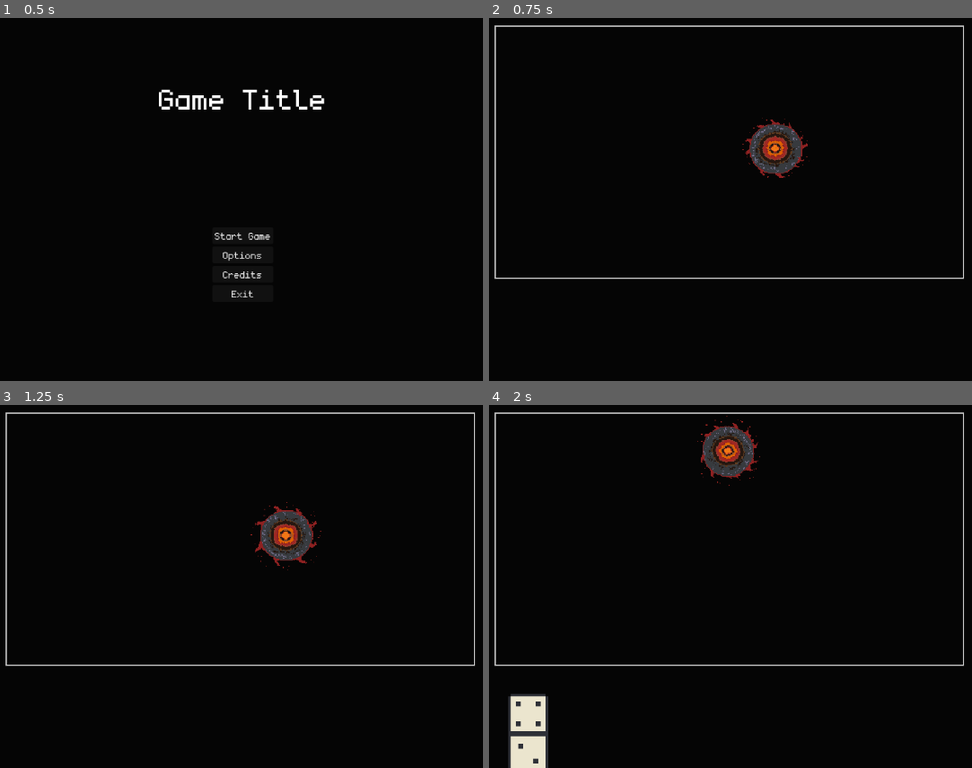
Above: before the commit, frames 1-4 (two rows, left to right).
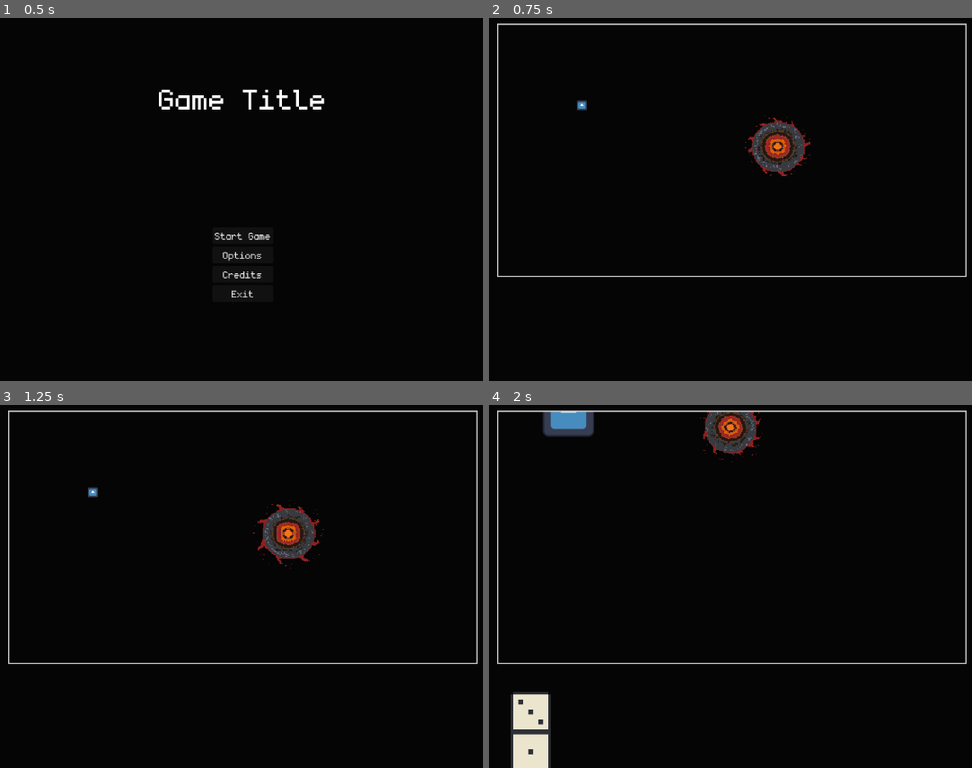
Above: after the commit, the same moments.

Repository: Juanxpeke/GD-BR2024
Game: Godot game, scene res://Core/GUI/MainMenu/main_menu.tscn
Two runs of this game, one before a commit and one after it. Both use one fixed random seed, a clock stepped at 60 frames per second and the inputs below. The engine's default icon, where the game draws it, is replaced by a stand-in: a white triangle on a blue panel in a dark square.
Inputs (mouse positions are in pixels of both pictures, inside the frame that each line leads up to):
- Up to frame 1 (0.5 s): no input
- Up to frame 2 (0.75 s): click "Start Game" at 0.5 s
- Up to frame 3 (1.25 s): no input
- Up to frame 4 (2 s): drag from (773, 535) to (730, 430) at 1.27 s

Frame 1 is identical in both runs. In frame 2, 3.8% of the frame differs, in the area x 1-99%, y 1-73%; in frame 3, 3.9%; in frame 4, 5.9%, in the area x 1-99%, y 1-100%.

Commit message:
Added indicator logic and configuration manager

Diff:
--- a/Core/Entity/Boss/Bob/bob.tscn
+++ b/Core/Entity/Boss/Bob/bob.tscn
@@ -5,6 +5,8 @@
 
 [node name="Bob" type="Node2D"]
 script = ExtResource("1_7q8ok")
+health = null
+skills = null
 
 [node name="Hand" parent="." instance=ExtResource("2_781at")]
 unique_name_in_owner = true
--- a/Core/Entity/Boss/boss.gd
+++ b/Core/Entity/Boss/boss.gd
@@ -10,9 +10,21 @@
 # Called when the current turn ends
 func _on_turn_ended() -> void:
 	if GameManager.current_match.is_turn_owner(self):
-		_calculate_best_play()
-		GameManager.current_match.end_turn()
+		pass
+		# var best_plays = _calculate_best_play()
+		#var best_counter_plays = _calculate_best_counter_play()
 
-# Calculates the best play
-func _calculate_best_play():
-	pass
+		#if best_play.weight > best_counter_play.weight:
+		#	best_play.execute()
+		#else:
+		#	best_counter_play.execute()
+
+		#GameManager.current_match.end_turn()
+
+# Calculates the 3 best plays
+# func _calculate_best_plays() -> Array[Play]:
+#	return [Play.new()]
+
+# Calculates the 3 best counter plays
+#func _calculate_best_counter_plays() -> Array[Play]:
+#	return [Play.new()]
--- /dev/null
+++ b/Core/Entity/Boss/play.gd
@@ -0,0 +1,2 @@
+class_name Play
+extends Object
--- a/Core/Match/match.tscn
+++ b/Core/Match/match.tscn
@@ -17,10 +17,6 @@
 anchors_preset = 15
 anchor_right = 1.0
 anchor_bottom = 1.0
-offset_left = -4.0
-offset_top = 3.0
-offset_right = -4.0
-offset_bottom = 3.0
 grow_horizontal = 2
 grow_vertical = 2
 mouse_filter = 1
--- a/Core/World/Deck/deck.gd
+++ b/Core/World/Deck/deck.gd
@@ -17,8 +17,17 @@
 	# deck.shuffle()
 	# var new_domino = domino_scene.instantiate()
 	# GameManager.current_board.add_initial_domino(new_domino, deck.pop_back())
+	area.mouse_entered.connect(_on_area_mouse_entered)
+	area.mouse_exited.connect(_on_area_mouse_exited)
+	area.input_event.connect(_on_area_input_event)
 
-	area.input_event.connect(_on_area_input_event)
+# Called when the mouse enters the area
+func _on_area_mouse_entered() -> void:
+	ConfigurationManager.add_cursor_shape("pointer")
+
+# Called when the mouse exits the area
+func _on_area_mouse_exited() -> void:
+	ConfigurationManager.remove_cursor_shape("pointer")
 
 # Called on input event within the area
 func _on_area_input_event(_viewport : Node, event : InputEvent, _shape_idx : int) -> void:
@@ -26,15 +35,7 @@
 		return
 
 	if event.is_action_pressed("left_click"):
-		if deck.is_empty():
-			_fill_deck()
-
-		deck.shuffle()
-		var new_domino = domino_scene.instantiate()
-		GameManager.current_player.hand.add_domino(new_domino)
-		new_domino.set_dots(deck.pop_back())
-
-		GameManager.current_match.end_turn()
+		give_domino()
 
 # Fills the deck
 func _fill_deck() -> void:
@@ -42,3 +43,18 @@
 		for j in range(0, GameManager.MAX_DOTS + 1):
 			if not Vector2i(j, i) in deck:
 				deck.append(Vector2i(i, j))
+
+
+# Public
+
+# Gives a domino to the current turn owner
+func give_domino() -> void:
+	if deck.is_empty():
+		_fill_deck()
+
+	deck.shuffle()
+	var new_domino = domino_scene.instantiate()
+	GameManager.current_match.get_turn_owner().hand.add_domino(new_domino)
+	new_domino.set_dots(deck.pop_back())
+
+	GameManager.current_match.end_turn()
--- a/Core/World/Deck/deck.tscn
+++ b/Core/World/Deck/deck.tscn
@@ -124,8 +124,8 @@
 "speed": 8.0
 }]
 
-[sub_resource type="RectangleShape2D" id="RectangleShape2D_671bj"]
-size = Vector2(150, 150)
+[sub_resource type="CircleShape2D" id="CircleShape2D_p34xj"]
+radius = 70.0
 
 [node name="Deck" type="Node2D"]
 script = ExtResource("1_crrof")
@@ -145,4 +145,4 @@
 metadata/_edit_group_ = true
 
 [node name="CollisionShape" type="CollisionShape2D" parent="Area"]
-shape = SubResource("RectangleShape2D_671bj")
+shape = SubResource("CircleShape2D_p34xj")
--- /dev/null
+++ b/Core/World/Indicators/ooc_indicator_component.gd
@@ -0,0 +1,66 @@
+class_name OOCIndicatorComponent
+extends Node2D
+
+@export var indicator_texture : Texture2D
+
+@onready var indicator_area := %IndicatorArea
+@onready var indicator_sprite := %IndicatorSprite
+
+# Private
+
+# Called when the node enters the scene tree for the first time
+func _ready() -> void:
+	indicator_sprite.texture = indicator_texture
+	indicator_area.visible = false
+
+	indicator_area.mouse_entered.connect(_on_indicator_area_mouse_entered)
+	indicator_area.mouse_exited.connect(_on_indicator_area_mouse_exited)
+	indicator_area.input_event.connect(_on_indicator_area_input)
+
+# Called every frame. 'delta' is the elapsed time since the previous frame
+func _process(delta: float) -> void:
+	var camera_rect = GameManager.current_camera.get_rect()
+
+	if _is_outside_rect(camera_rect):
+		var camera_position = camera_rect.position + camera_rect.size * 0.5
+
+		if global_position.x == camera_position.x: return
+
+		var slope = (camera_position.y - global_position.y) / (global_position.x - camera_position.x)
+		var indicator_position = Vector2()
+
+		if global_position.y < camera_position.y:
+			indicator_position = Vector2(camera_rect.size.y  * 0.5 / slope + camera_position.x, camera_rect.position.y)
+		else:
+			indicator_position = Vector2(-camera_rect.size.y  * 0.5 / slope + camera_position.x, camera_rect.position.y + camera_rect.size.y)
+		if indicator_position.x < camera_rect.position.x:
+			indicator_position = Vector2(camera_rect.position.x, camera_rect.size.x * 0.5 * slope + camera_position.y)
+		elif indicator_position.x > camera_rect.position.x + camera_rect.size.x:
+			indicator_position = Vector2(camera_rect.position.x + camera_rect.size.x, -camera_rect.size.x * 0.5 * slope + camera_position.y)
+
+		indicator_area.global_position = indicator_position
+
+		if not indicator_area.visible:
+			indicator_area.visible = true
+
+	elif indicator_area.visible:
+		indicator_area.visible = false
+
+# Called when the mouse enters the indicator area
+func _on_indicator_area_mouse_entered() -> void:
+	ConfigurationManager.add_cursor_shape("pointer")
+
+# Called when the mouse exits the indicator area
+func _on_indicator_area_mouse_exited() -> void:
+	ConfigurationManager.remove_cursor_shape("pointer")
+
+# Called when the indicator area receives an input
+func _on_indicator_area_input(_viewport : Node, event : InputEvent, _shape_idx : int) -> void:
+	if event.is_action_pressed("left_click"):
+		GameManager.current_camera.grabbed = false
+		GameManager.current_camera.global_position = global_position
+
+# Returns true if the indicator is outside the given rect, false otherwise
+func _is_outside_rect(rect : Rect2) -> bool:
+	return global_position.x < rect.position.x or global_position.y < rect.position.y or \
+			global_position.x > rect.position.x + rect.size.x or global_position.y > rect.position.y + rect.size.y
--- /dev/null
+++ b/Core/World/Indicators/ooc_indicator_component.tscn
@@ -0,0 +1,20 @@
+[gd_scene load_steps=3 format=3 uid="uid://dp2sbtwygdtt4"]
+
+[ext_resource type="Script" path="res://Core/World/Indicators/ooc_indicator_component.gd" id="1_17h3m"]
+
+[sub_resource type="CircleShape2D" id="CircleShape2D_g8pq3"]
+radius = 32.0
+
+[node name="OOCIndicatorComponent" type="Node2D"]
+script = ExtResource("1_17h3m")
+
+[node name="IndicatorArea" type="Area2D" parent="."]
+unique_name_in_owner = true
+monitoring = false
+monitorable = false
+
+[node name="CollisionShape" type="CollisionShape2D" parent="IndicatorArea"]
+shape = SubResource("CircleShape2D_g8pq3")
+
+[node name="IndicatorSprite" type="Sprite2D" parent="IndicatorArea"]
+unique_name_in_owner = true
--- a/Core/World/Tower/tower.tscn
+++ b/Core/World/Tower/tower.tscn
@@ -1,16 +1,20 @@
-[gd_scene load_steps=4 format=3 uid="uid://b3kbu23fy2cjm"]
+[gd_scene load_steps=5 format=3 uid="uid://b3kbu23fy2cjm"]
 
 [ext_resource type="Script" path="res://Core/World/Tower/tower.gd" id="1_3jabf"]
 [ext_resource type="PackedScene" uid="uid://bi8sd1yy8rmhh" path="res://Core/World/Placement/static_placement_component.tscn" id="2_5thyv"]
 [ext_resource type="Texture2D" uid="uid://jlryjbt7mgau" path="res://icon.svg" id="3_fl8vd"]
+[ext_resource type="PackedScene" uid="uid://dp2sbtwygdtt4" path="res://Core/World/Indicators/ooc_indicator_component.tscn" id="4_38pew"]
 
 [node name="Tower" type="Node2D"]
 script = ExtResource("1_3jabf")
-
-[node name="StaticPlacementComponent" parent="." instance=ExtResource("2_5thyv")]
-unique_name_in_owner = true
 
 [node name="Sprite" type="Sprite2D" parent="."]
 unique_name_in_owner = true
 scale = Vector2(0.2, 0.2)
 texture = ExtResource("3_fl8vd")
+
+[node name="StaticPlacementComponent" parent="." instance=ExtResource("2_5thyv")]
+unique_name_in_owner = true
+
+[node name="OOCIndicatorComponent" parent="." instance=ExtResource("4_38pew")]
+indicator_texture = ExtResource("3_fl8vd")
--- a/Core/World/camera.gd
+++ b/Core/World/camera.gd
@@ -8,6 +8,8 @@
 var grabbed : bool = false
 var grab_position : Vector2
 var grab_mouse_position : Vector2
+
+# Private
 
 # Called when the node enters the scene tree for the first time
 func _ready() -> void:
@@ -33,3 +35,11 @@
 	elif event.is_action_pressed('wheel_down'):
 		zoom.x = max(zoom.x - ZOOM_VELOCITY.x, ZOOM_MINIMUM.x)
 		zoom.y = max(zoom.y - ZOOM_VELOCITY.y, ZOOM_MINIMUM.y)
+
+
+# Public
+
+# Gets the camera rect
+func get_rect() -> Rect2:
+	var camera_size = get_viewport_rect().size * zoom
+	return Rect2(get_screen_center_position() - camera_size / 2, camera_size)
--- a/Core/World/world.tscn
+++ b/Core/World/world.tscn
@@ -7,10 +7,10 @@
 [ext_resource type="Script" path="res://Core/World/camera_movement_area.gd" id="5_uh1ic"]
 
 [sub_resource type="RectangleShape2D" id="RectangleShape2D_btw54"]
-size = Vector2(1152, 80)
+size = Vector2(1152, 50)
 
 [sub_resource type="RectangleShape2D" id="RectangleShape2D_vlmx3"]
-size = Vector2(80, 648)
+size = Vector2(50, 648)
 
 [node name="World" type="Node2D"]
 script = ExtResource("1_vxdio")
@@ -25,48 +25,48 @@
 position = Vector2(691, 316)
 
 [node name="Tower" parent="." instance=ExtResource("3_rdh5i")]
-position = Vector2(-495, 94)
+position = Vector2(206, 208)
 placement_area_up_blocked = true
 placement_area_left_blocked = true
 
 [node name="TopLayer" type="CanvasLayer" parent="."]
 
 [node name="TopMovementArea" type="Area2D" parent="TopLayer"]
-position = Vector2(576, 80)
+position = Vector2(576, 50)
 script = ExtResource("5_uh1ic")
 movement_direction = Vector2(0, -1)
 metadata/_edit_group_ = true
 
 [node name="CollisionShape" type="CollisionShape2D" parent="TopLayer/TopMovementArea"]
-position = Vector2(0, -40)
+position = Vector2(0, -25)
 shape = SubResource("RectangleShape2D_btw54")
 
 [node name="RightMovementArea" type="Area2D" parent="TopLayer"]
-position = Vector2(1072, 324)
+position = Vector2(1102, 324)
 script = ExtResource("5_uh1ic")
 movement_direction = Vector2(1, 0)
 metadata/_edit_group_ = true
 
 [node name="CollisionShape" type="CollisionShape2D" parent="TopLayer/RightMovementArea"]
-position = Vector2(40, 0)
+position = Vector2(25, 0)
 shape = SubResource("RectangleShape2D_vlmx3")
 
 [node name="BottomMovementArea" type="Area2D" parent="TopLayer"]
-position = Vector2(576, 568)
+position = Vector2(576, 598)
 script = ExtResource("5_uh1ic")
 movement_direction = Vector2(0, 1)
 metadata/_edit_group_ = true
 
 [node name="CollisionShape" type="CollisionShape2D" parent="TopLayer/BottomMovementArea"]
-position = Vector2(0, 40)
+position = Vector2(0, 25)
 shape = SubResource("RectangleShape2D_btw54")
 
 [node name="LeftMovementArea" type="Area2D" parent="TopLayer"]
-position = Vector2(80, 324)
+position = Vector2(50, 324)
 script = ExtResource("5_uh1ic")
 movement_direction = Vector2(-1, 0)
 metadata/_edit_group_ = true
 
 [node name="CollisionShape" type="CollisionShape2D" parent="TopLayer/LeftMovementArea"]
-position = Vector2(-40, 0)
+position = Vector2(-25, 0)
 shape = SubResource("RectangleShape2D_vlmx3")
--- /dev/null
+++ b/Global/Configuration/configuration_manager.gd
@@ -0,0 +1,53 @@
+extends Node
+
+# Load the custom images for the mouse cursor
+var default = load("res://icon.svg")
+var pointer = load("res://icon.svg")
+var grab = load("res://icon.svg")
+var grabbing = load("res://icon.svg")
+
+# Shapes counters
+var shape_counters = {
+	"default": 0,
+	"pointer": 0,
+	"grab": 0,
+	"grabbing": 0,
+}
+
+# Private
+
+# Called when the node enters the scene tree for the first time
+func _ready() -> void:
+	Input.set_custom_mouse_cursor(default, Input.CURSOR_ARROW)
+	Input.set_custom_mouse_cursor(pointer, Input.CURSOR_POINTING_HAND)
+	Input.set_custom_mouse_cursor(grab, Input.CURSOR_DRAG)
+	Input.set_custom_mouse_cursor(grabbing, Input.CURSOR_CROSS)
+
+# Updates the current cursor shape based on the shape counters
+func _update_cursor_shape() -> void:
+	var shapes = shape_counters.keys()
+	var cursor_shape = shapes[0]
+
+	for shape in shapes:
+		if shape_counters[shape] > 0:
+			cursor_shape = shape
+
+	print(cursor_shape)
+
+	match cursor_shape:
+		"default": Input.set_default_cursor_shape(Input.CURSOR_ARROW)
+		"pointer": Input.set_default_cursor_shape(Input.CURSOR_POINTING_HAND)
+		"grab": Input.set_default_cursor_shape(Input.CURSOR_DRAG)
+		"grabbing": Input.set_default_cursor_shape(Input.CURSOR_CROSS)
+
+# Public
+
+# Adds a cursor shape
+func add_cursor_shape(shape : String) -> void:
+	shape_counters[shape] = shape_counters[shape] + 1
+	_update_cursor_shape()
+
+# Removes a cursor shape
+func remove_cursor_shape(shape : String) -> void:
+	shape_counters[shape] = min(shape_counters[shape] - 1, 0)
+	_update_cursor_shape()
--- a/project.godot
+++ b/project.godot
@@ -19,6 +19,7 @@
 
 GameManager="*res://Global/game_manager.gd"
 PlacementManager="*res://Global/placement_manager.gd"
+ConfigurationManager="*res://Global/Configuration/configuration_manager.gd"
 
 [gui]
 
